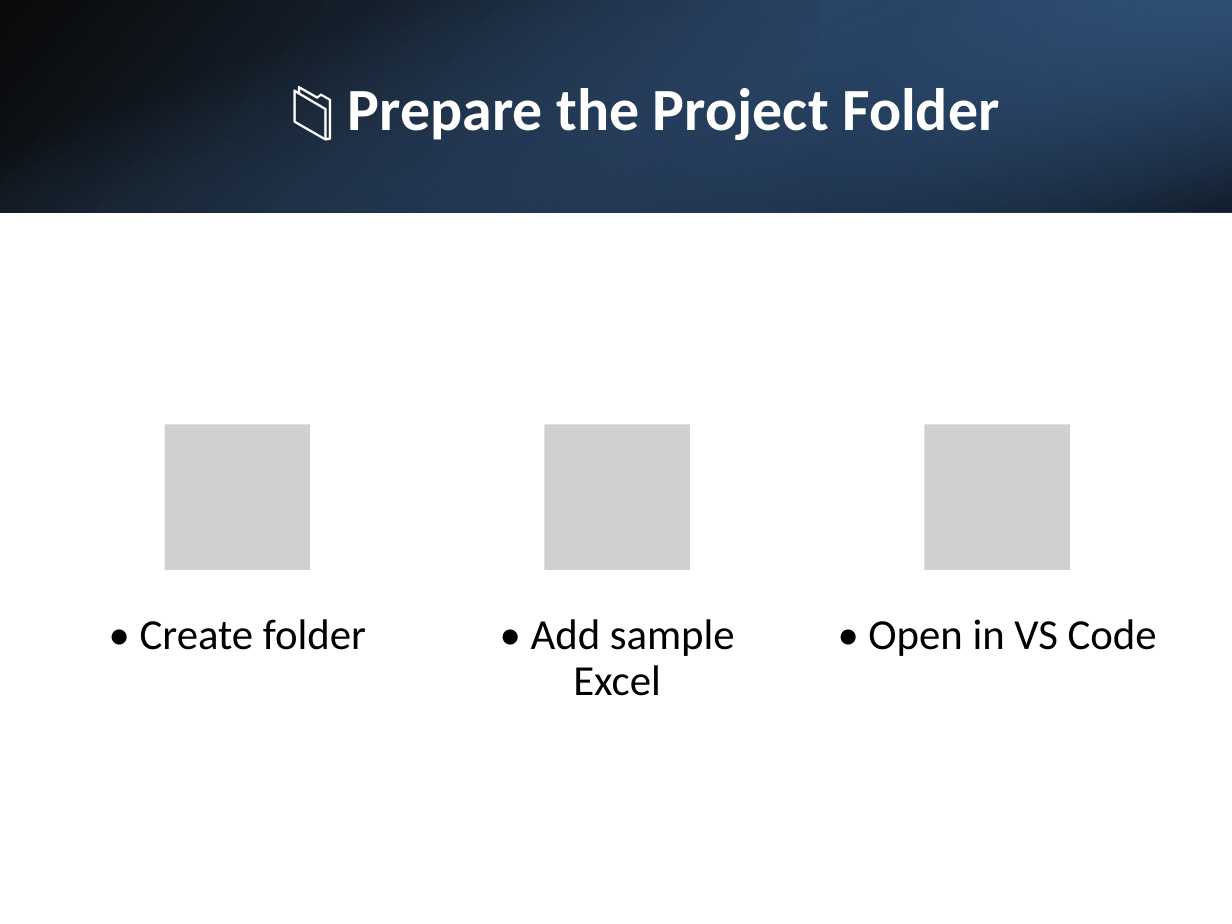
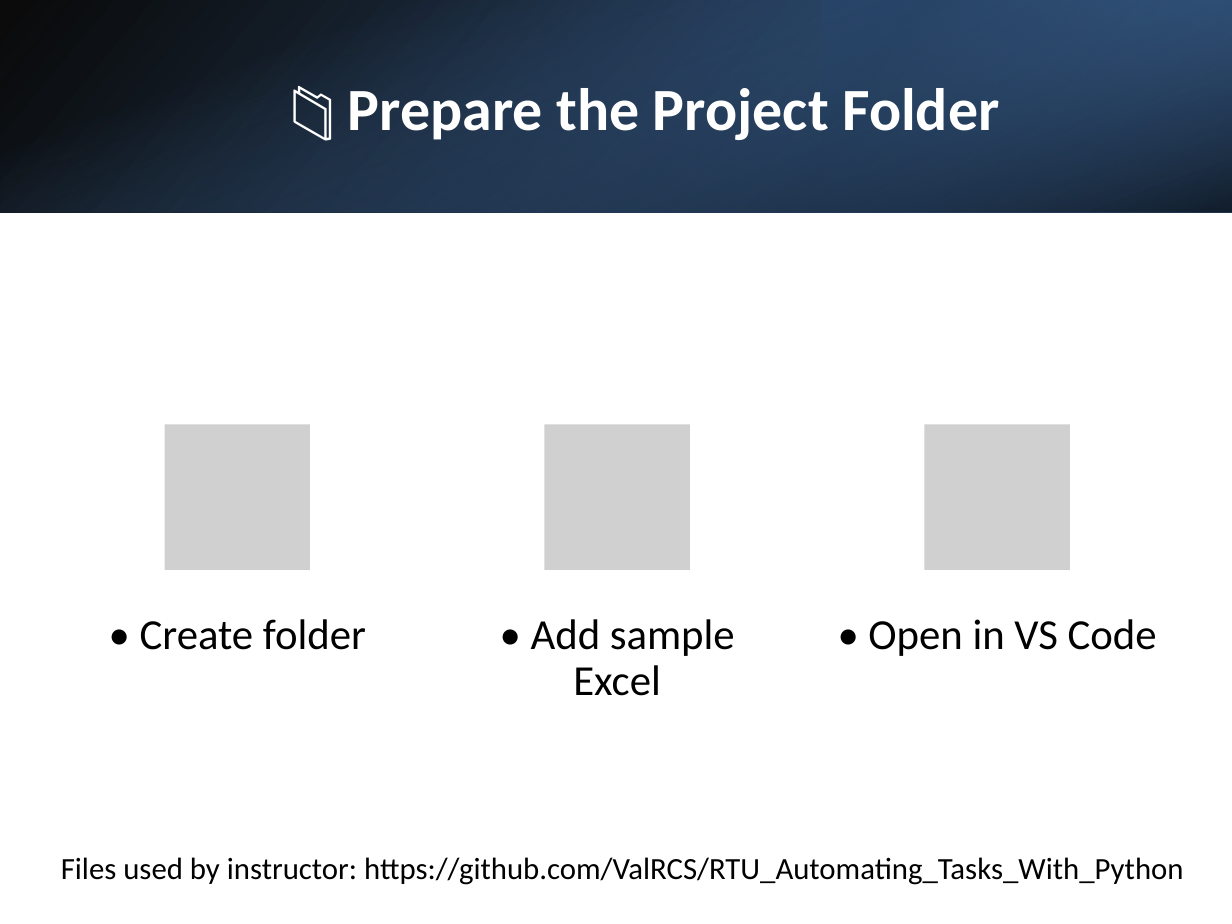
Before and after one commit to ValRCS/RTU_Automating_Tasks_With_Python, a slide deck: slide 4 of presentation/Topic3_Dictionaries_Excel_with_openpyxl_library.pptx (slide 5 before the commit). Drawn at 1232x924 pixels with LibreOffice and Linux fonts; fonts in the diff are those of the drawing; grey boxes stand for pictures. Boxes give left, top, right and bottom in pixels: in the first picture for what was removed or moved away, otherwise in the second. Text is boxed around its words. In the diff, an @@ line names an element or a change of style, - is before the commit and + after.

Commit message:
Updated Slides

```diff
--- a/presentation/Topic3_Dictionaries_Excel_with_openpyxl_library.pptx
+++ b/presentation/Topic3_Dictionaries_Excel_with_openpyxl_library.pptx
@@ text added at (61, 857, 1183, 885), 18 pt, text #000000 @@
+Files used by instructor: https://github.com/ValRCS/RTU_Automating_Tasks_With_Python
```
Also in this commit, not shown: 1 other file.
